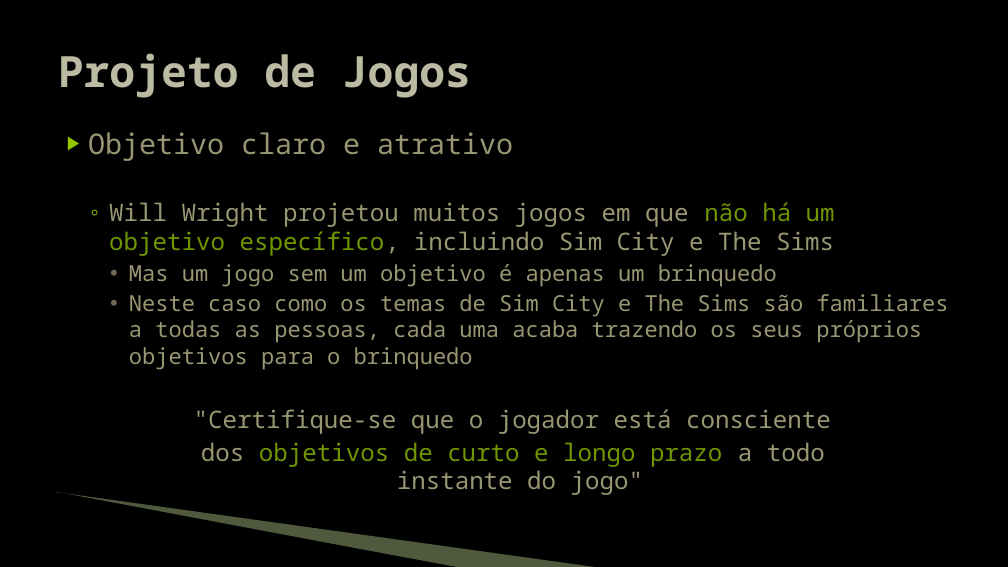
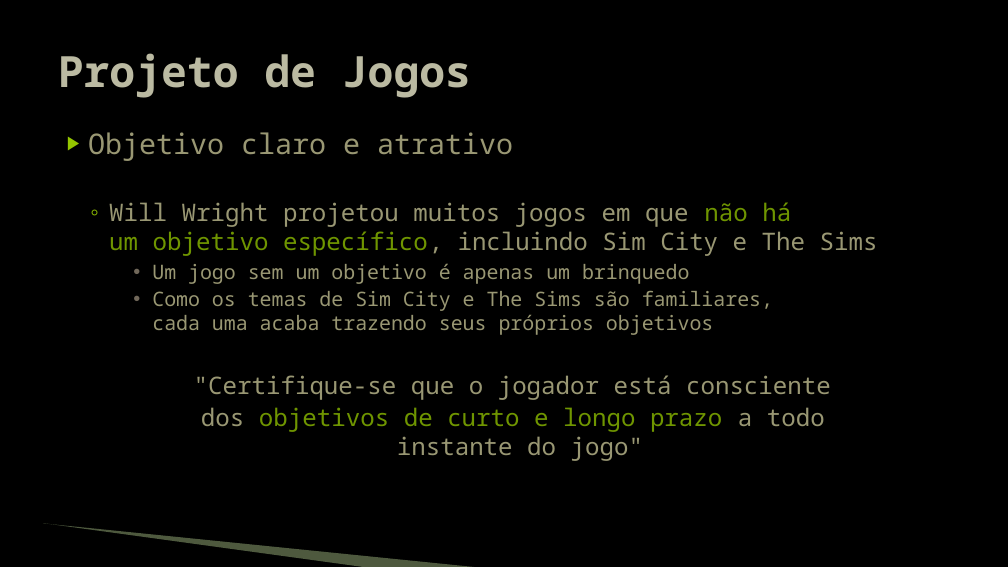
Before and after one commit to JudsonSS/Jogos, a slide deck: slide 17 of Slides/00. Introdução.pptx. Drawn at 1008x567 pixels with LibreOffice and Linux fonts; fonts in the diff are those of the drawing; background and template pictures are left out. Boxes give left, top, right and bottom in pixels: in the first picture for what was removed or moved away, otherwise in the second. Text is boxed around its words. In the diff, an @@ line names an element or a change of style, - is before the commit and + after.

```diff
--- a/Slides/00. Introdução.pptx
+++ b/Slides/00. Introdução.pptx
@@ text at [152,264,773,335]: text changed; size 21 to 19 pt @@
-    • Mas um jogo sem um objetivo é apenas um brinquedo
-    • Neste caso como os temas de Sim City e The Sims são familiares a todas as pessoas, cada uma acaba trazendo os seus próprios objetivos para o brinquedo
+      • Um jogo sem um objetivo é apenas um brinquedo
+      • Como os temas de Sim City e The Sims são familiares,
+        cada uma acaba trazendo seus próprios objetivos
@@ freeform shape removed at [54,494,461,567] @@
@@ freeform shape: place and size @@
-freeform shape at [55,492,600,567]
+freeform shape at [43,523,474,567]
```
Also in this commit, not shown: 32 other slides changed, 1 other file.
